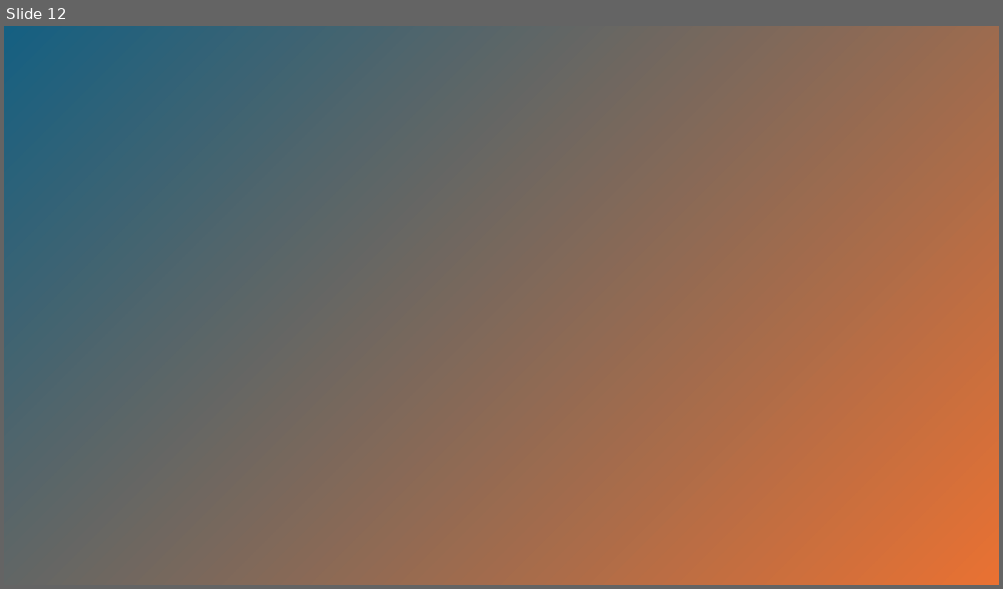
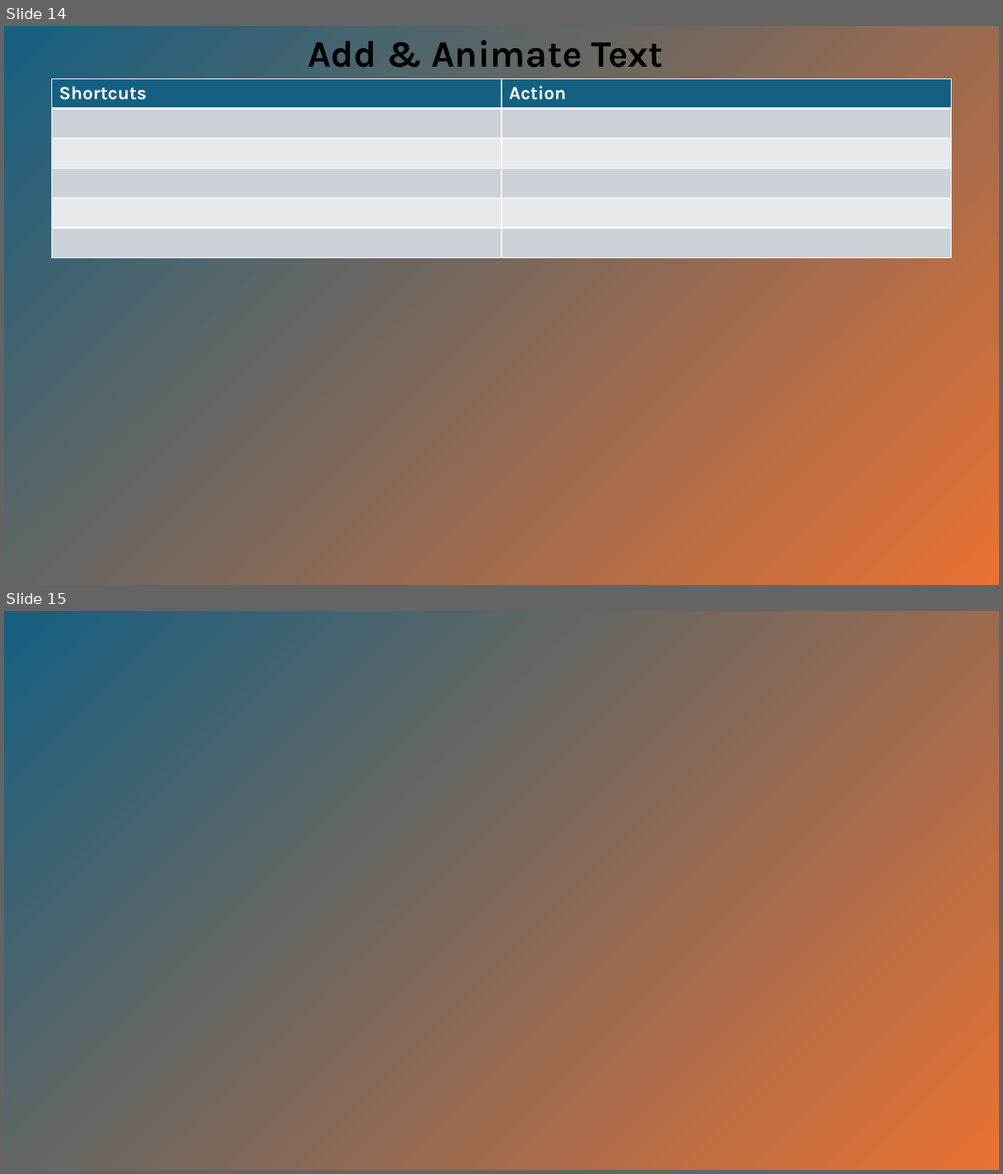
Before and after one commit to praveensinghaws/VideoAndPhotoEditing, a slide deck: DaVinci Resolve Akash.pptx. Shown one above the other, each under a label of ours: slide 12 before the commit, slides 14 and 15 after it. The pictures are 1003x589 and 1003x1174 pixels, drawn with LibreOffice and Linux fonts; fonts in the diff are those of the drawing. Boxes give left, top, right and bottom in pixels: in the first picture for what was removed or moved away, otherwise in the second. Text is boxed around its words. In the diff, an @@ line names an element or a change of style, - is before the commit and + after.

```diff
--- a/DaVinci Resolve Akash.pptx
+++ b/DaVinci Resolve Akash.pptx
@@ slide 14 added at bbox=[4, 26, 999, 585], background #FFFFFF @@
@@ rectangle added at bbox=[4, 26, 999, 585], fill gradient #156082 to #E97132 @@
@@ text added at bbox=[307, 40, 663, 67], 36 pt, text #000000, bold @@
+Add & Animate Text
@@ table added at bbox=[52, 79, 951, 258], 6 rows, 2 columns @@
+Shortcuts | Action
+ | 
+ | 
+ | 
+ | 
+ | 
@@ what was slide 12 is now slide 15 @@
```
Also in this commit, not shown: 7 other slides added, 5 slides removed, 13 other files.
